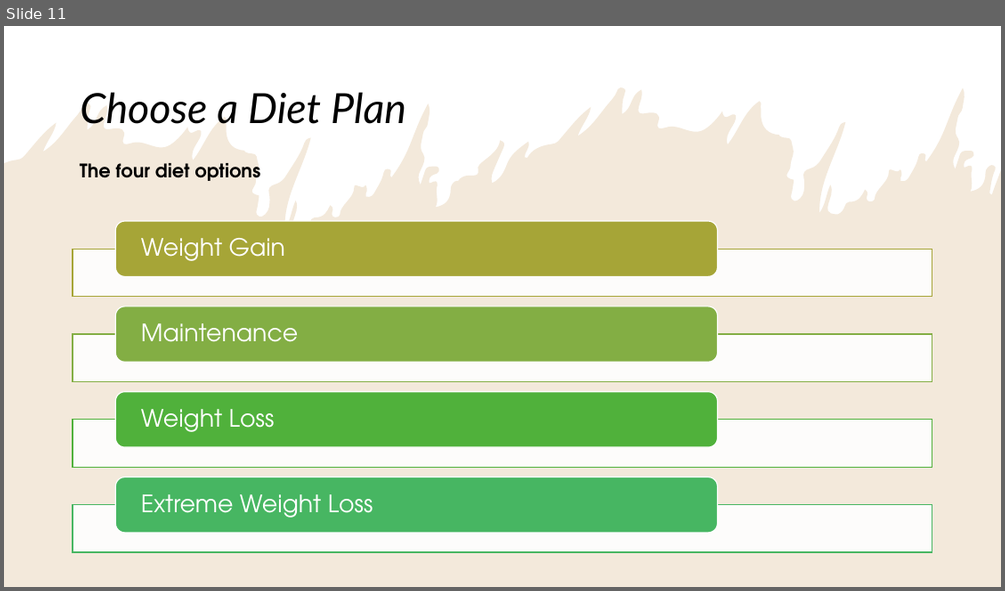
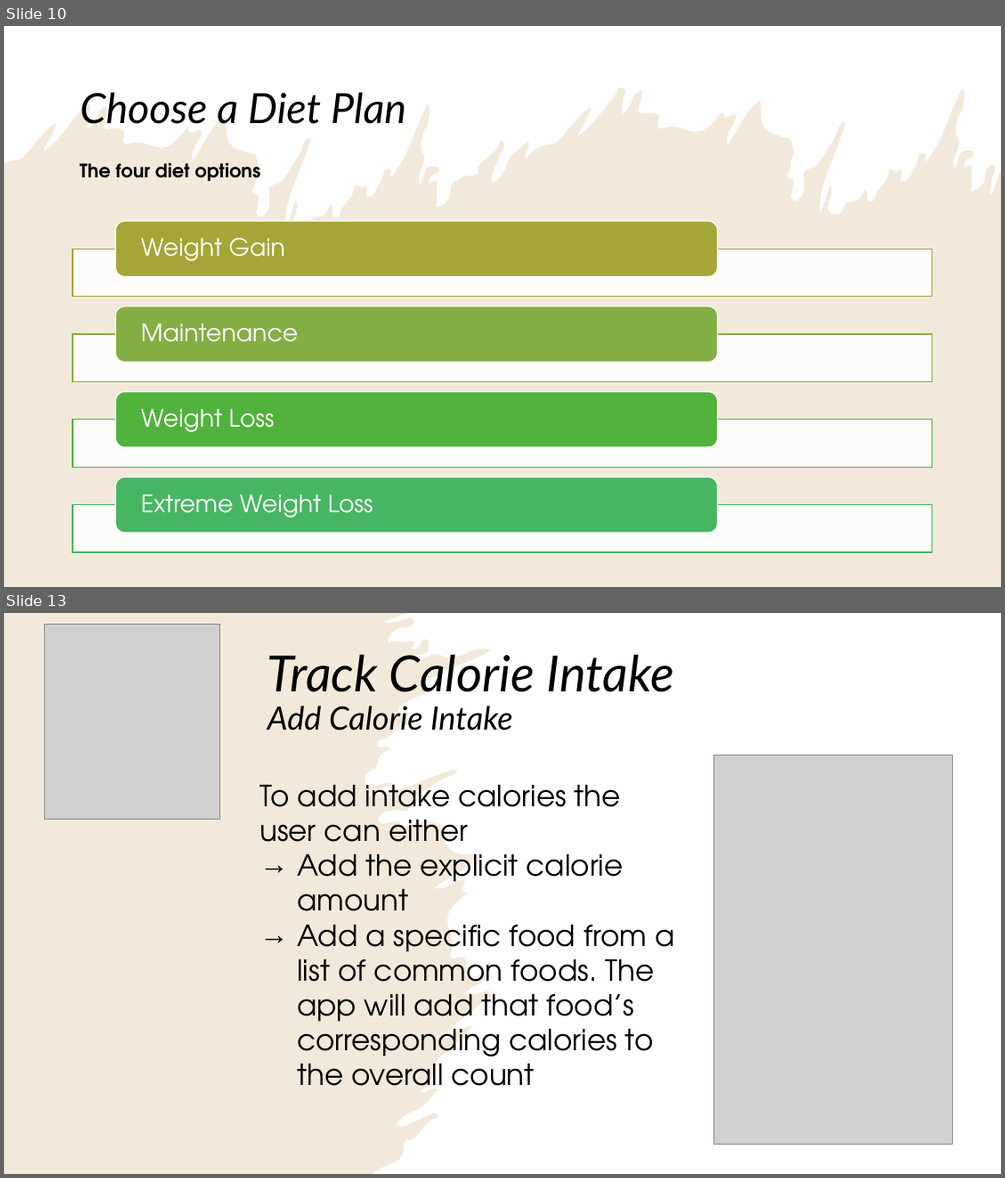
Before and after one commit to alizapeikes/CalorieCounter, a slide deck: About Calorie Counter.pptx. Shown one above the other, each under a label of ours: slide 11 before the commit, slides 10 and 13 after it; the slides between them are not shown. The pictures are 1005x591 and 1005x1178 pixels, drawn with LibreOffice and Linux fonts; fonts in the diff are those of the drawing; grey boxes stand for pictures. Boxes give left, top, right and bottom in pixels: in the first picture for what was removed or moved away, otherwise in the second. Text is boxed around its words. In the diff, an @@ line names an element or a change of style, - is before the commit and + after.

```diff
--- a/About Calorie Counter.pptx
+++ b/About Calorie Counter.pptx
@@ slide 13 added at (x1=4, y1=613, x2=1001, y2=1174), background #FFFFFF; not listed: 1 template element that a slide beside it also shows @@
@@ rectangle added at (x1=4, y1=613, x2=1001, y2=1174), fill #FFFFFF @@
@@ freeform shape added at (x1=4, y1=613, x2=492, y2=1174), fill #C3914D at 20% opacity @@
@@ picture added at (x1=44, y1=625, x2=219, y2=819) @@
@@ title added at (x1=267, y1=654, x2=674, y2=730), 48 pt, text #000000, italic @@
+Track Calorie Intake
+Add Calorie Intake
@@ picture added at (x1=713, y1=755, x2=952, y2=1144) @@
@@ text added at (x1=259, y1=784, x2=674, y2=1086), 28 pt, text #000000 @@
+To add intake calories the user can either
+→ Add the explicit calorie amount
+→ Add a specific food from a list of common foods. The app will add that food’s corresponding calories to the overall count
@@ what was slide 11 is now slide 10 @@
```
Also in this commit, not shown: 3 slides changed, 4 other slides added, 3 slides removed.
